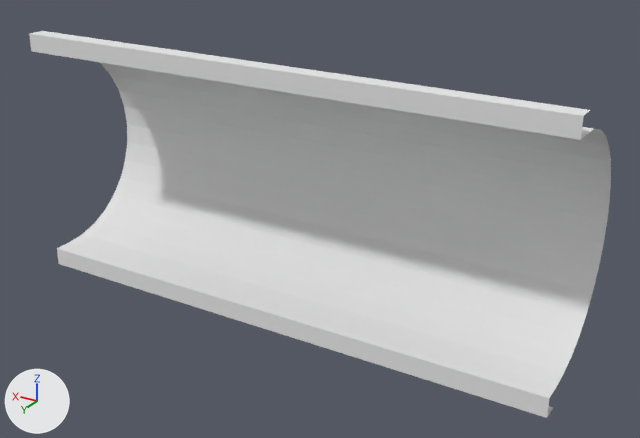
A saved change to the Blender file Design/Controls-assets/Tubes.blend.
Both versions are drawn from a 50 mm camera at (-123.6, 181.6, 88.4) aimed at (-8.7, -9.8, -7.3). The axes (+X, +Y, +Z) are drawn at lower left. The lights are the same throughout.

Names of what the first picture shows: 'StraightTube'.
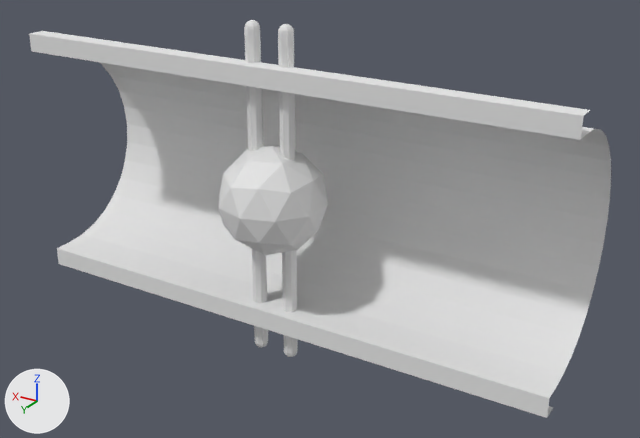
What differs and where, as boxes [x1, y1, x2, y2] in the pictures (640 x 438 px):
```json
{"object": "Bug", "change": "added", "after": [219, 145, 328, 255]}
{"object": "FLThigh", "change": "added", "after": [279, 98, 295, 160]}
{"object": "BLThigh", "change": "added", "after": [247, 93, 263, 152]}
{"object": "FLLeg", "change": "added", "after": [278, 24, 295, 101]}
{"object": "BLLeg", "change": "added", "after": [244, 20, 262, 95]}
{"object": "FRThigh", "change": "added", "after": [282, 250, 297, 301]}
{"object": "BRThigh", "change": "added", "after": [252, 249, 267, 293]}
{"object": "FRLeg", "change": "added", "after": [283, 299, 298, 357]}
{"object": "BRLeg", "change": "added", "after": [253, 290, 268, 348]}
```

Edits to the scene script, one JSON object a line:
```json
{"op": "add", "block": "me_sphere_003", "code": ["me_sphere_003 = bpy.data.meshes.new('Sphere.003')", "me_sphere_003.from_pydata(...)  # 66 vertices, 72 faces; spans x -1.0..1.0, y -1.0..1.0, z -1.0..9.22"]}
{"op": "add", "block": "me_icosphere_001", "code": ["me_icosphere_001 = bpy.data.meshes.new('Icosphere.001')", "me_icosphere_001.from_pydata(...)  # an icosphere of 80 faces spanning x -0.95..0.95, y -1.0..1.0, z -1.0..1.0"]}
{"op": "add", "block": "ob_blthigh", "code": ["ob_blthigh = bpy.data.objects.new('BLThigh', me_sphere_003)", "ob_blthigh.location = (5.0, 0.0, 12.0)", "ob_blthigh.scale = (2.0, 2.0, 1.96)"]}
{"op": "add", "block": "ob_blleg", "code": ["ob_blleg = bpy.data.objects.new('BLLeg', me_sphere_003)", "ob_blleg.location = (5.0, 0.0, 28.5)", "ob_blleg.scale = (2.0, 2.0, 2.0)"]}
{"op": "add", "block": "ob_flleg", "code": ["ob_flleg = bpy.data.objects.new('FLLeg', me_sphere_003)", "ob_flleg.location = (-5.0, 0.0, 28.5)", "ob_flleg.scale = (2.0, 2.0, 2.0)"]}
{"op": "add", "block": "ob_flthigh", "code": ["ob_flthigh = bpy.data.objects.new('FLThigh', me_sphere_003)", "ob_flthigh.location = (-5.0, 0.0, 12.0)", "ob_flthigh.scale = (2.0, 2.0, 1.96)"]}
{"op": "add", "block": "ob_brthigh", "code": ["ob_brthigh = bpy.data.objects.new('BRThigh', me_sphere_003)", "ob_brthigh.location = (5.0, 0.0, -12.0)", "ob_brthigh.rotation_euler = (-3.142, 0.0, 0.0)  # degrees (-180, 0, 0)", "ob_brthigh.scale = (2.0, 2.0, 1.96)"]}
{"op": "add", "block": "ob_brleg", "code": ["ob_brleg = bpy.data.objects.new('BRLeg', me_sphere_003)", "ob_brleg.location = (5.0, 0.0, -28.5)", "ob_brleg.rotation_euler = (-3.142, 0.0, 0.0)  # degrees (-180, 0, 0)", "ob_brleg.scale = (2.0, 2.0, 2.0)"]}
{"op": "add", "block": "ob_frleg", "code": ["ob_frleg = bpy.data.objects.new('FRLeg', me_sphere_003)", "ob_frleg.location = (-5.0, 0.0, -28.5)", "ob_frleg.rotation_euler = (-3.142, 0.0, 0.0)  # degrees (-180, 0, 0)", "ob_frleg.scale = (2.0, 2.0, 2.0)"]}
{"op": "add", "block": "ob_frthigh", "code": ["ob_frthigh = bpy.data.objects.new('FRThigh', me_sphere_003)", "ob_frthigh.location = (-5.0, 0.0, -12.0)", "ob_frthigh.rotation_euler = (-3.142, 0.0, 0.0)  # degrees (-180, 0, 0)", "ob_frthigh.scale = (2.0, 2.0, 1.96)"]}
{"op": "add", "block": "ob_bug", "code": ["ob_bug = bpy.data.objects.new('Bug', me_icosphere_001)", "ob_bug.location = (0.0, 0.0, 0.0)", "ob_bug.scale = (15.0, 15.0, 15.0)"]}
```
